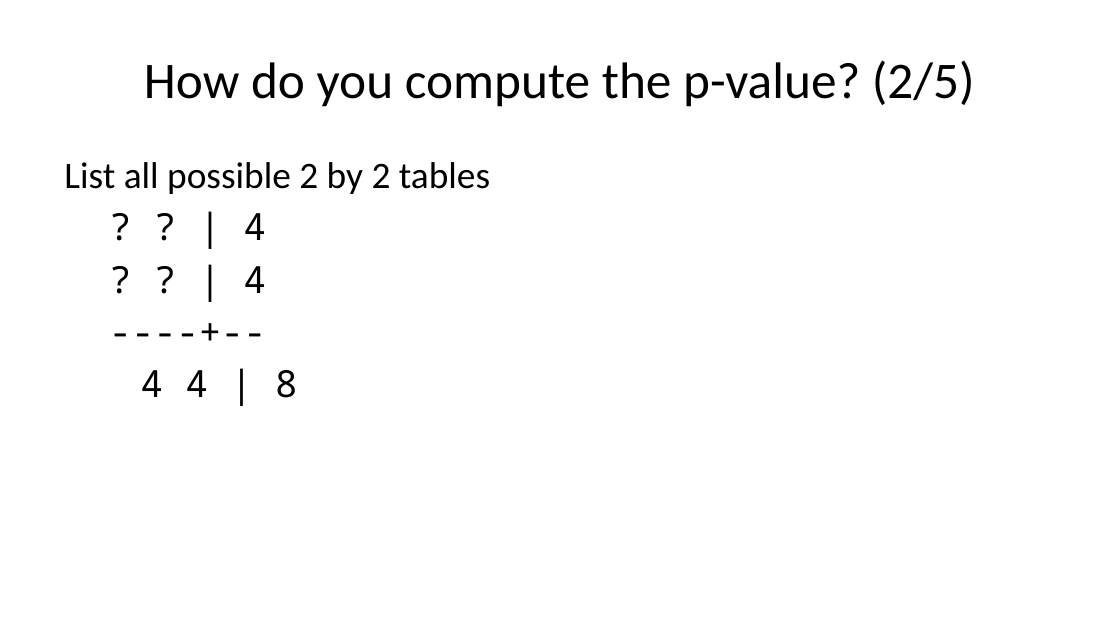
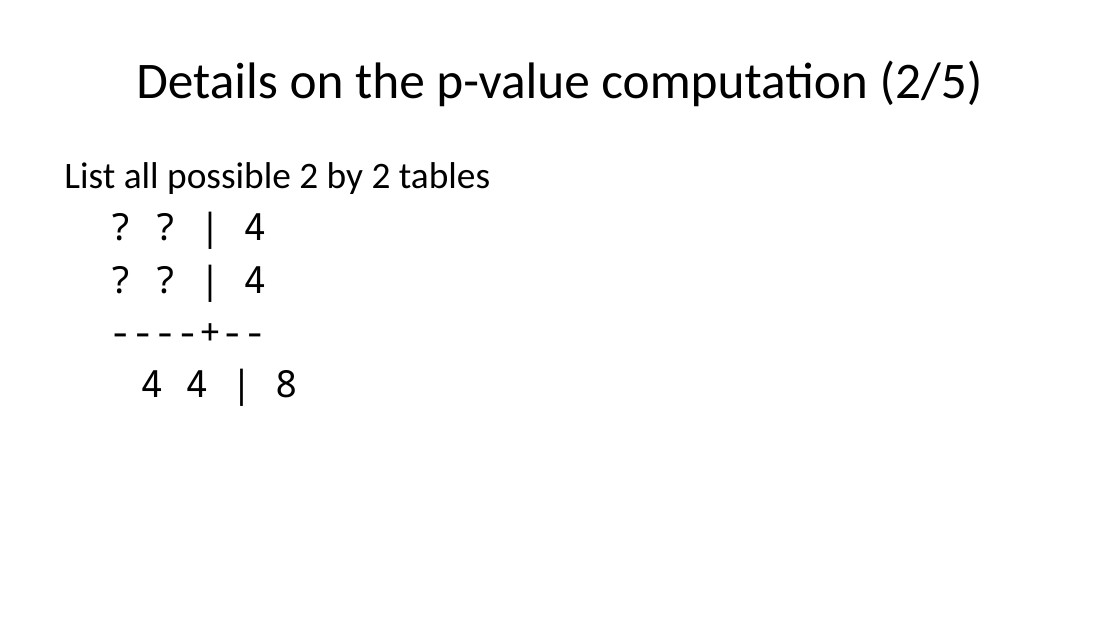
Before and after one commit to pmean/talks, a slide deck: slide 25 of exact-tests/results/exact-and-randomization-tests.pptx (slide 24 before the commit). Drawn at 1120x630 pixels with LibreOffice and Linux fonts; fonts in the diff are those of the drawing. Boxes give left, top, right and bottom in pixels: in the first picture for what was removed or moved away, otherwise in the second. Text is boxed around its words. In the diff, an @@ line names an element or a change of style, - is before the commit and + after.

```diff
--- a/exact-tests/results/exact-and-randomization-tests.pptx
+++ b/exact-tests/results/exact-and-randomization-tests.pptx
@@ title at [136,60,983,107]: text changed @@
-How do you compute the p-value? (2/5)
+Details on the p-value computation (2/5)
```
Also in this commit, not shown: 8 other slides changed, 17 slides added, 1 other file.
